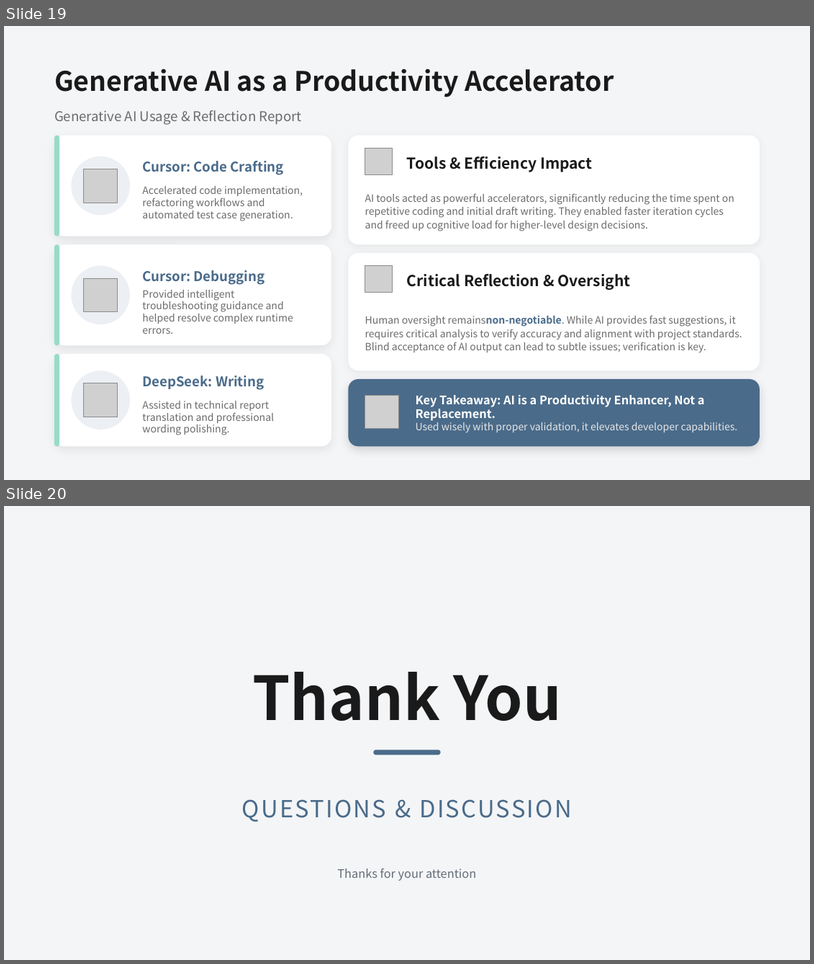
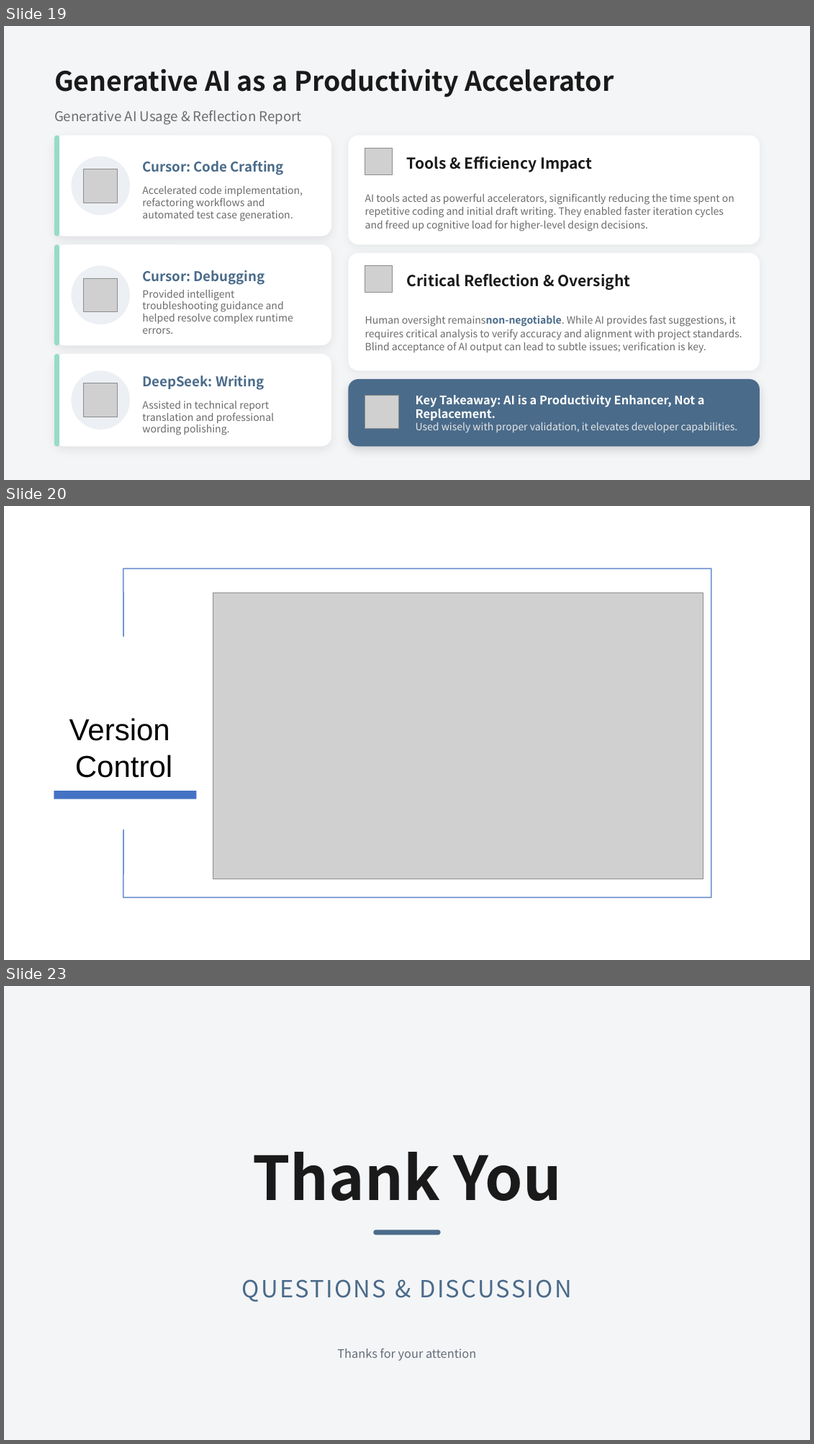
Before and after one commit to youzixiaobai/WebServiceWebData, a slide deck: Technical Report_ Book Library and Analytics API.pptx. Shown one above the other, each under a label of ours: slides 19 and 20 before the commit, slides 19, 20 and 23 after it; the slides between them are not shown. The pictures are 814x964 and 814x1444 pixels, drawn with LibreOffice and Linux fonts; fonts in the diff are those of the drawing; grey boxes stand for pictures. Boxes give left, top, right and bottom in pixels: in the first picture for what was removed or moved away, otherwise in the second. Text is boxed around its words. In the diff, an @@ line names an element or a change of style, - is before the commit and + after.

```diff
--- a/Technical Report_ Book Library and Analytics API.pptx
+++ b/Technical Report_ Book Library and Analytics API.pptx
@@ slide 20 added at [4, 506, 810, 960], background #FFFFFF @@
@@ freeform shape added at [124, 569, 712, 897], outline #4472C4 1.5 pt @@
@@ picture added at [213, 593, 703, 879] @@
@@ title added at [70, 718, 172, 777], 36 pt, text #000000 @@
+Version Control
@@ rectangle added at [54, 790, 196, 799], fill #4472C4 @@
@@ what was slide 20 is now slide 23 @@
```
Also in this commit, not shown: 2 other slides added.
